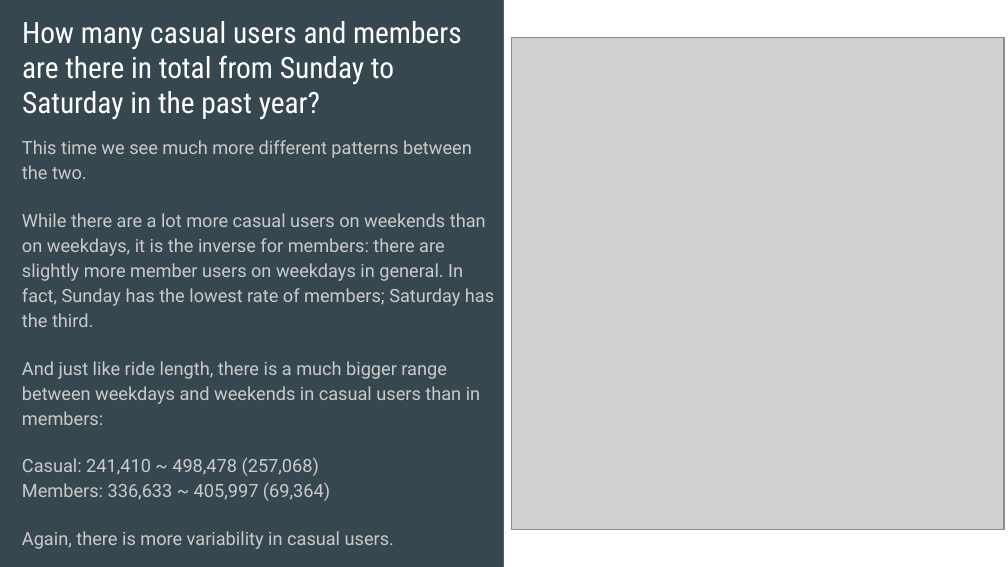
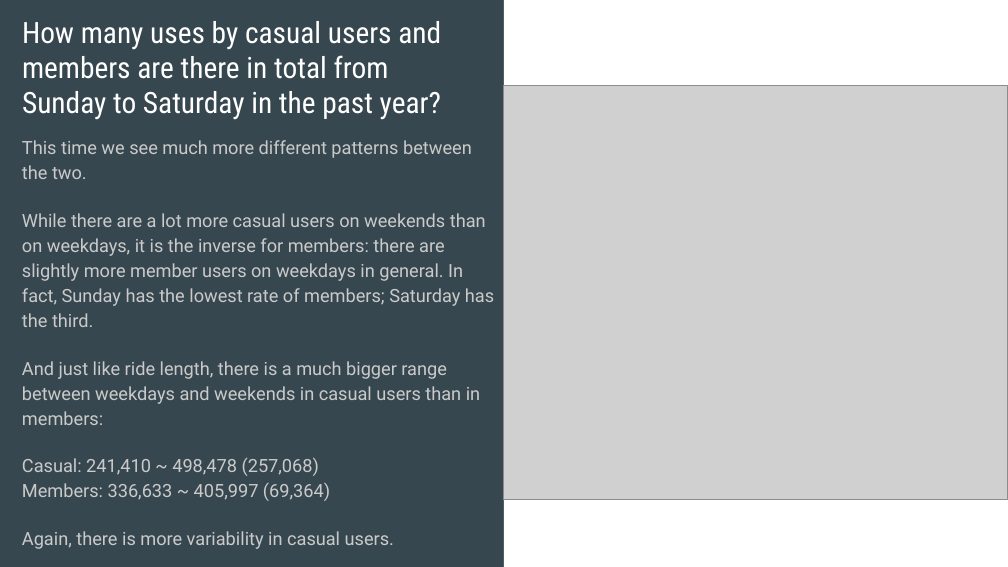
Before and after one commit to Takekuro/Cyclistic, a slide deck: slide 9 of Slides/2021_11_Cyclistic_Analysis_Members_Casual.pptx. Drawn at 1008x567 pixels with LibreOffice and Linux fonts; fonts in the diff are those of the drawing; grey boxes stand for pictures. Boxes give left, top, right and bottom in pixels: in the first picture for what was removed or moved away, otherwise in the second. Text is boxed around its words. In the diff, an @@ line names an element or a change of style, - is before the commit and + after.

```diff
--- a/Slides/2021_11_Cyclistic_Analysis_Members_Casual.pptx
+++ b/Slides/2021_11_Cyclistic_Analysis_Members_Casual.pptx
@@ title at (22, 21, 441, 120): text changed @@
-How many casual users and members are there in total from Sunday to Saturday in the past year?
+How many uses by casual users and members are there in total from Sunday to Saturday in the past year?
@@ picture: place and size @@
-picture at (511, 37, 1004, 530)
+picture at (504, 86, 1008, 499)
```
Also in this commit, not shown: 10 other slides changed, 1 slide added, 1 slide removed.
